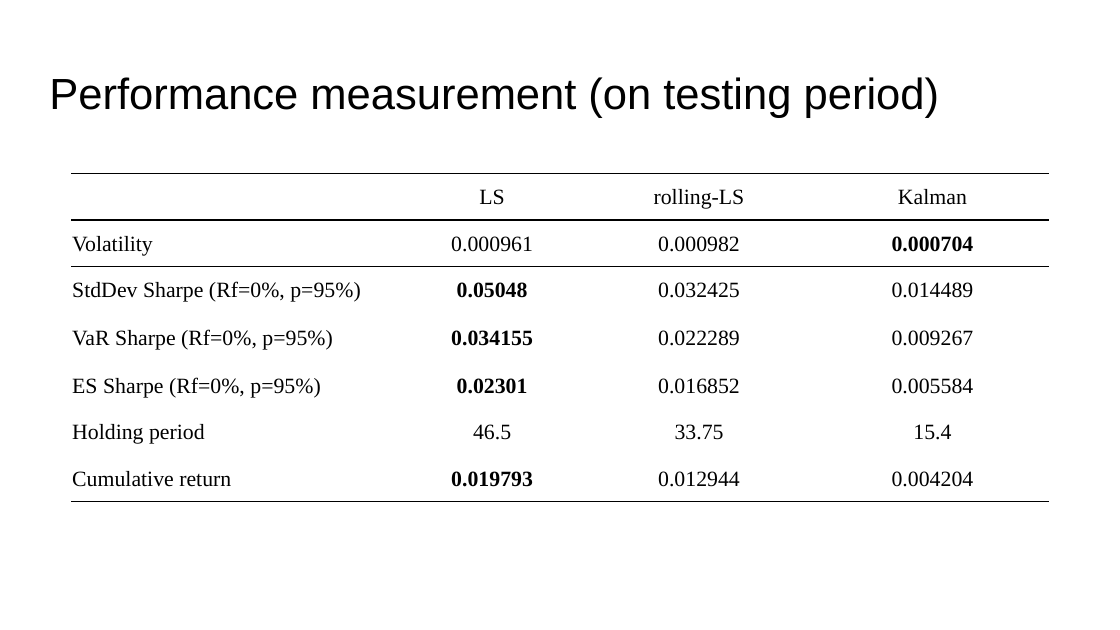
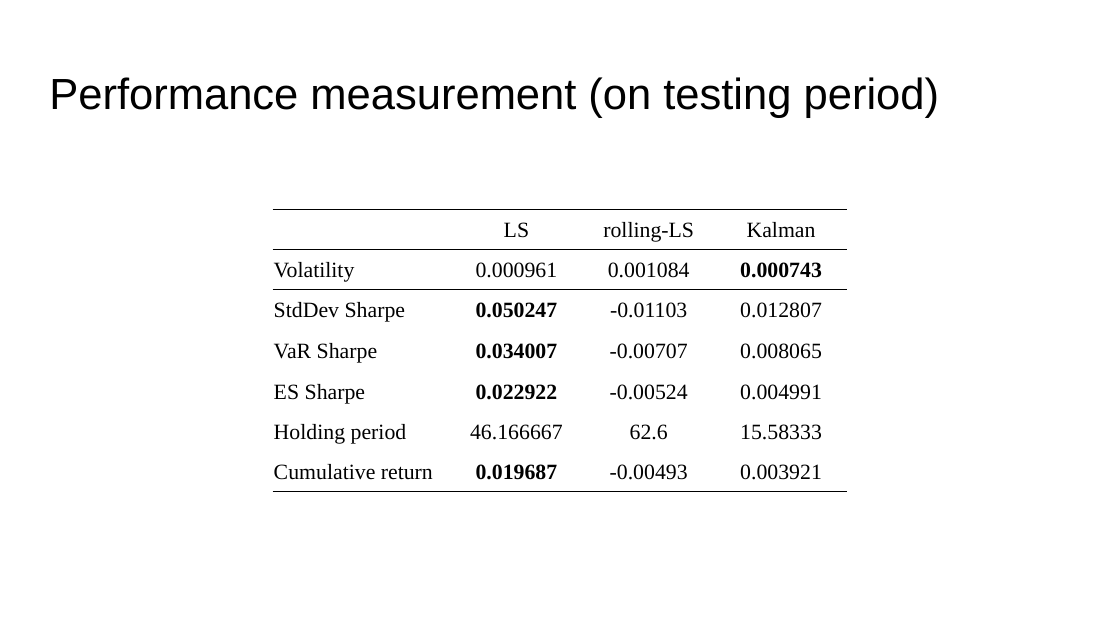
Before and after one commit to thtang/Pair-trading, a slide deck: slide 25 of Pair trading for Currencies.pptx (slide 24 before the commit). Drawn at 1120x630 pixels with LibreOffice and Linux fonts; fonts in the diff are those of the drawing. Boxes give left, top, right and bottom in pixels: in the first picture for what was removed or moved away, otherwise in the second. Text is boxed around its words. In the diff, an @@ line names an element or a change of style, - is before the commit and + after.

```diff
--- a/Pair trading for Currencies.pptx
+++ b/Pair trading for Currencies.pptx
@@ table at bbox=[272, 209, 847, 492] @@
-row 2, column 3: 0.000982
+row 2, column 3: 0.001084
-row 2, column 4: 0.000704
+row 2, column 4: 0.000743
-row 3: StdDev Sharpe (Rf=0%, p=95%) | 0.05048 | 0.032425 | 0.014489
+row 3: StdDev Sharpe | 0.050247 | -0.01103 | 0.012807
-row 4: VaR Sharpe (Rf=0%, p=95%) | 0.034155 | 0.022289 | 0.009267
+row 4: VaR Sharpe | 0.034007 | -0.00707 | 0.008065
-row 5: ES Sharpe (Rf=0%, p=95%) | 0.02301 | 0.016852 | 0.005584
+row 5: ES Sharpe | 0.022922 | -0.00524 | 0.004991
-row 6: Holding period | 46.5 | 33.75 | 15.4
+row 6: Holding period | 46.166667 | 62.6 | 15.58333
-row 7: Cumulative return | 0.019793 | 0.012944 | 0.004204
+row 7: Cumulative return | 0.019687 | -0.00493 | 0.003921
@@ table: place and size @@
-table at bbox=[71, 174, 1048, 502]
+table at bbox=[272, 209, 847, 492]
```
Also in this commit, not shown: 14 other slides changed, 5 slides added, 20 other files.
